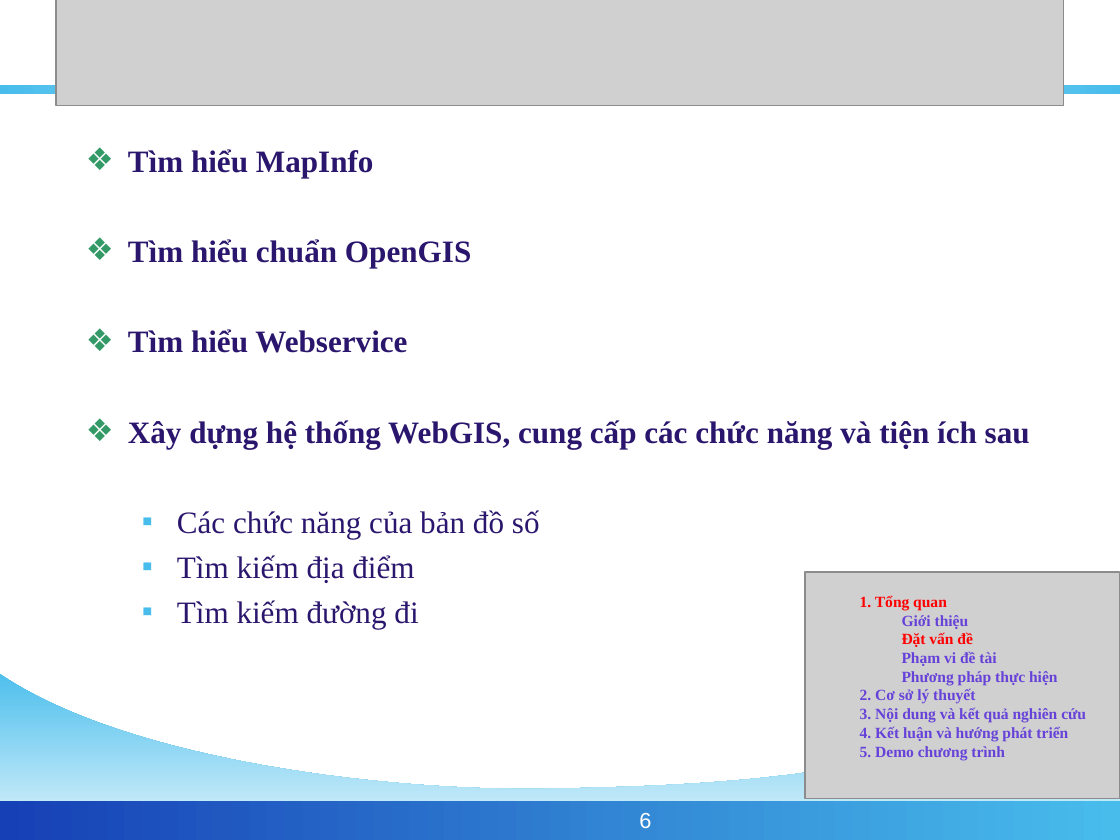
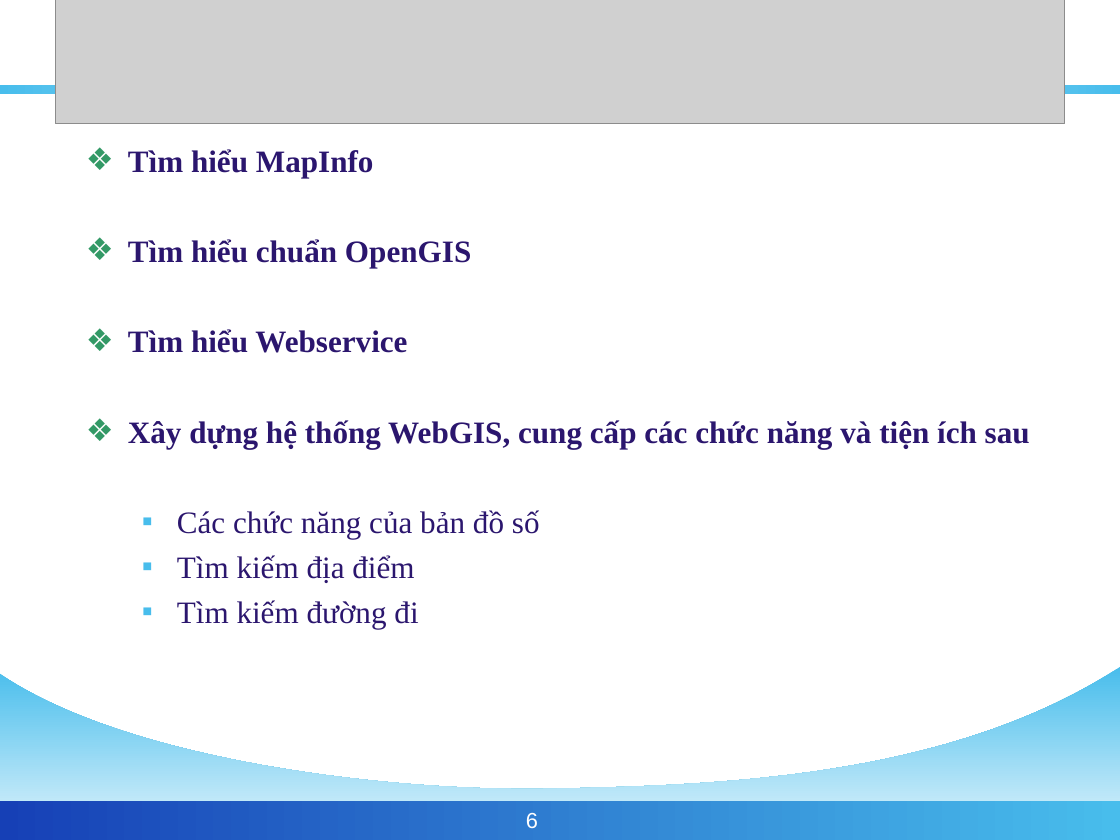
Before and after one commit to phamngsinh/cantho-webgis, a slide deck: slide 6 of Document/Bao Cao/BaoCaoLuanVan2.ppt. Drawn at 1120x840 pixels with LibreOffice and Linux fonts; fonts in the diff are those of the drawing; grey boxes stand for pictures; background and template pictures are left out. Boxes give left, top, right and bottom in pixels: in the first picture for what was removed or moved away, otherwise in the second. Text is boxed around its words. In the diff, an @@ line names an element or a change of style, - is before the commit and + after.

```diff
--- a/Document/Bao Cao/BaoCaoLuanVan2.ppt
+++ b/Document/Bao Cao/BaoCaoLuanVan2.ppt
@@ picture: place and size @@
-picture at <box>56,0,1064,105</box>
+picture at <box>55,0,1064,124</box>
@@ picture removed at <box>805,572,1120,799</box> @@
@@ text removed at <box>860,595,1086,760</box> @@
-1. Tổng quan
-Giới thiệu
-Đặt vấn đề
-Phạm vi đề tài
-Phương pháp thực hiện
-2. Cơ sở lý thuyết
-3. Nội dung và kết quả nghiên cứu
-4. Kết luận và hướng phát triển
-5. Demo chương trình
@@ page number at <box>526,813,538,828</box>: alignment right to centre @@
```
Also in this commit, not shown: 26 other slides changed, 2 slides added, 2 slides removed.
